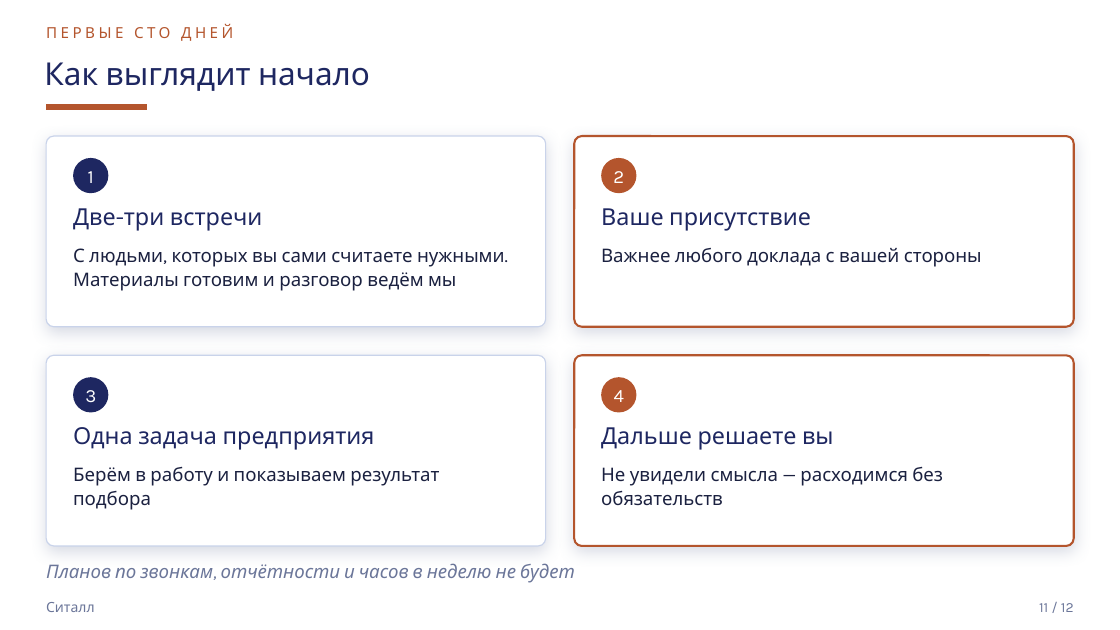
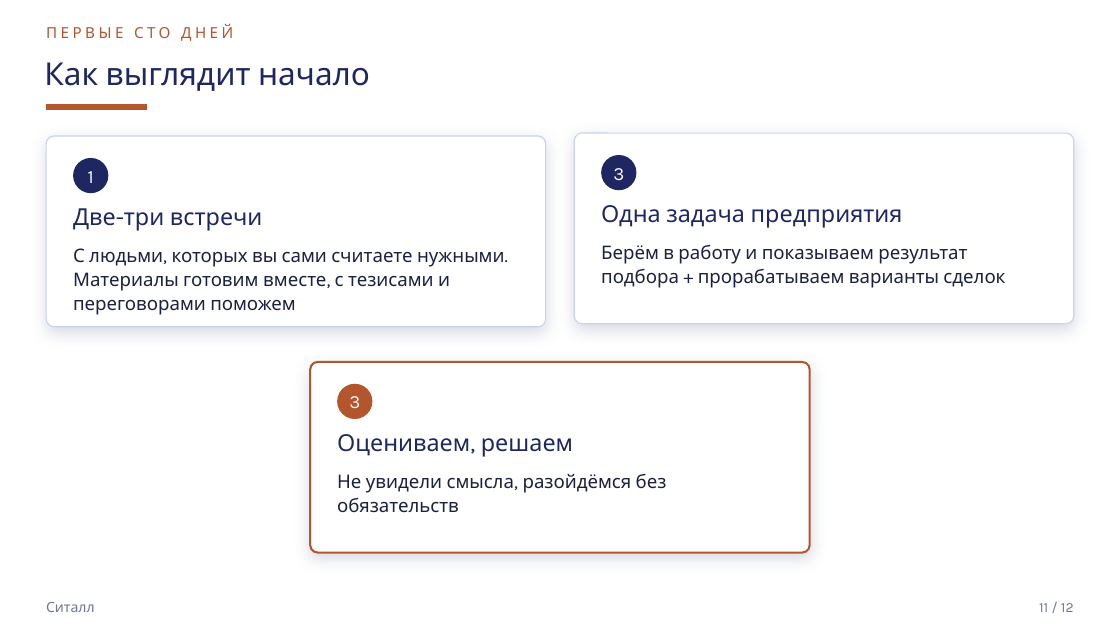
Before and after one commit to mrflxxxme/techmost-scout, a slide deck: slide 11 of marketing/partners/sitall-deck-partner.pptx. Drawn at 1120x630 pixels with LibreOffice and Linux fonts; fonts in the diff are those of the drawing. Boxes give left, top, right and bottom in pixels: in the first picture for what was removed or moved away, otherwise in the second. Text is boxed around its words. In the diff, an @@ line names an element or a change of style, - is before the commit and + after.

```diff
--- a/marketing/partners/sitall-deck-partner.pptx
+++ b/marketing/partners/sitall-deck-partner.pptx
@@ rounded rectangle removed at box(575, 136, 1075, 327) @@
@@ 2 texts, 1 rounded rectangle, 1 ellipse: place and size @@
-2 texts, 1 rounded rectangle, 1 ellipse at box(46, 355, 546, 546)
+2 texts, 1 rounded rectangle, 1 ellipse at box(575, 133, 1075, 323)
@@ ellipse removed at box(602, 158, 637, 193) @@
@@ text removed at box(613, 171, 624, 183) @@
-2
@@ text removed at box(601, 208, 811, 231) @@
-Ваше присутствие
@@ text at box(73, 248, 504, 315): text changed @@
-С людьми, которых вы сами считаете нужными. Материалы готовим и разговор ведём мы
+С людьми, которых вы сами считаете нужными. Материалы готовим вместе, с тезисами и переговорами поможем
@@ text at box(601, 245, 1005, 288): text changed @@
-Берём в работу и показываем результат подбора
+Берём в работу и показываем результат подбора + прорабатываем варианты сделок
@@ text removed at box(601, 248, 982, 267) @@
-Важнее любого доклада с вашей стороны
@@ rounded rectangle: place and size @@
-rounded rectangle at box(575, 355, 1075, 546)
+rounded rectangle at box(310, 362, 810, 553)
@@ ellipse: place and size @@
-ellipse at box(602, 377, 637, 413)
+ellipse at box(337, 384, 372, 419)
@@ text added at box(349, 396, 360, 408), 16 pt, text #FFFFFF @@
+3
@@ text removed at box(614, 390, 624, 402) @@
-4
@@ text added at box(337, 434, 573, 457), 20 pt, text #1E2761 @@
+Оцениваем, решаем
@@ text removed at box(601, 427, 834, 450) @@
-Дальше решаете вы
@@ text at box(337, 474, 667, 512): text changed @@
-Не увидели смысла — расходимся без обязательств
+Не увидели смысла, разойдёмся без обязательств
@@ text removed at box(46, 563, 575, 583) @@
-Планов по звонкам, отчётности и часов в неделю не будет
```
Also in this commit, not shown: 7 other slides changed, 1 slide removed, 3 other files.
